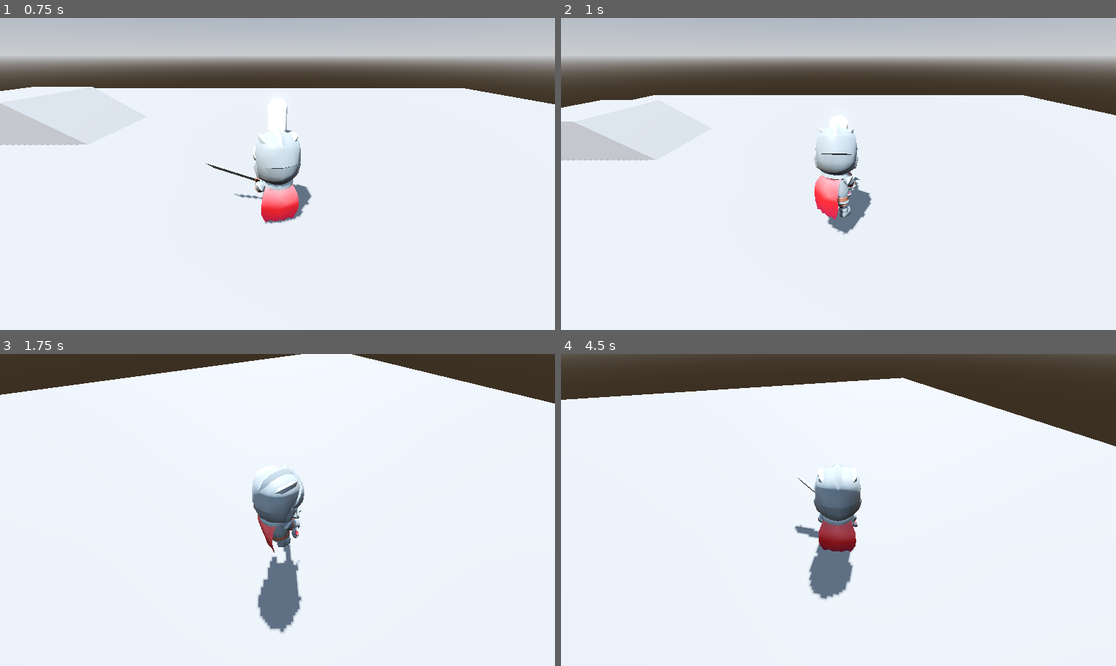
Above: before the commit, frames 1-4 (two rows, left to right).
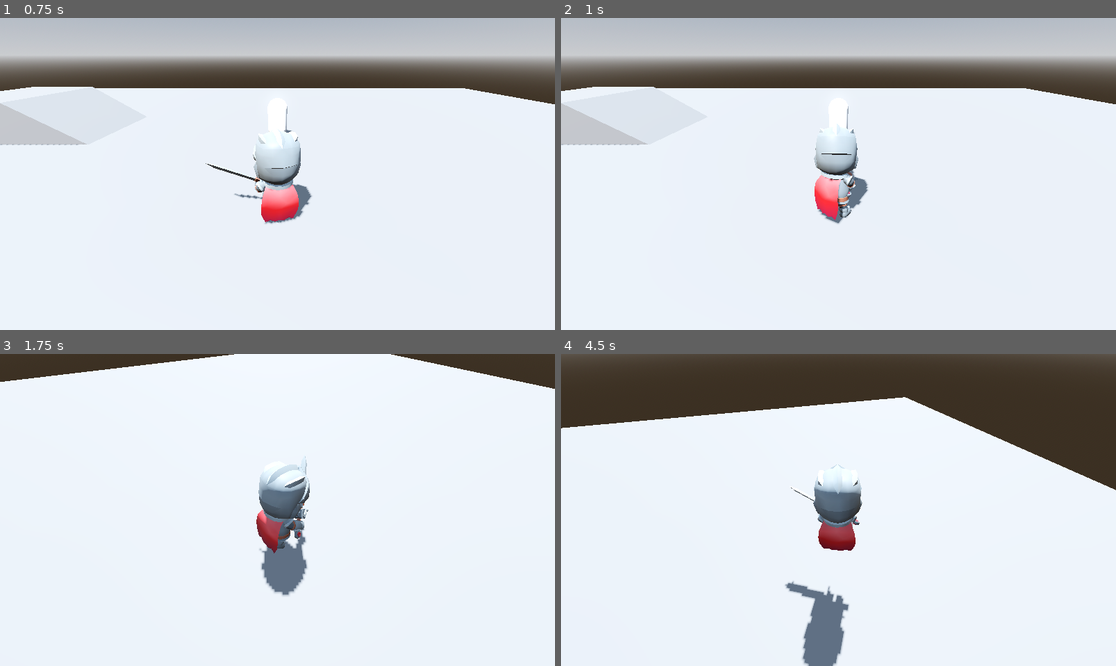
Above: after the commit, the same moments.

Repository: Kluz21030/fejlettgraf
Game: Godot game, scene res://testingGround.tscn
Same seed, same stepped clock (60 frames per second), same inputs: the game is played once before the commit and once after it.
Inputs (mouse positions are in pixels of both pictures, inside the frame that each line leads up to):
- Up to frame 1 (0.75 s): move the mouse to (399, 158) at 0.52 s; press the mouse at (399, 158) at 0.53 s; hold D (move_right) from 0.53 s (still down)
- Up to frame 2 (1 s): keep holding D (move_right); tap Space (jump) at 0.77 s; tap Shift (dodge, bound only after the commit) at 0.8 s
- Up to frame 3 (1.75 s): tap Space (jump) at 1.07, 1.52, 1.55 s; move the mouse to (249, 510) at 1.27 s; release D (move_right) at 1.28 s; release the mouse at (249, 510) at 1.28 s; hold W (move_forward) from 1.28 s (still down); tap Shift (dodge, bound only after the commit) at 1.35 s
- Up to frame 4 (4.5 s): keep holding W (move_forward); tap Space (jump) at 1.82, 3.02, 3.32, 3.77, 3.8, 4.07 s; move the mouse to (849, 503) at 2.02 s; hold Space (jump) 2.03-2.78 s; click (849, 503) at 2.3 s; move the mouse to (832, 516) at 2.77 s; click (832, 516) at 2.85 s; tap Shift (dodge, bound only after the commit) at 3.05 s; move the mouse to (877, 513) at 3.52 s; hold Shift (dodge, bound only after the commit) 3.53-4.28 s; move the mouse to (794, 506) at 4.27 s; click (794, 506) at 4.35 s

Frame 1 is identical in both runs. In frame 2, 4.5% of the frame differs, in the area x 0-100%, y 22-70%; in frame 3, 5.6%; in frame 4, 12%, in the area x 0-100%, y 7-100%.

Commit message:
feat. added jump state and dodge state with invincibility

Diff:
--- a/Player/Player.gd
+++ b/Player/Player.gd
@@ -50,10 +50,6 @@
 	velocity = velocity.move_toward(_move_direction * movement_speed, acceleration * delta)
 	velocity.y = y_velocity + _gravity * delta
 
-
-	if Input.is_action_just_pressed("jump") and is_on_floor():
-		velocity.y += jump_impulse
-
 	#if is_equal_approx(_move_direction.length(), 0.0) and velocity.length() < stopping_speed:
 		#velocity = Vector3.ZERO
 
--- a/Player/Skins/knight_skin.tscn
+++ b/Player/Skins/knight_skin.tscn
@@ -59,39 +59,41 @@
 [node name="Knight" instance=ExtResource("1_jcxha")]
 
 [node name="Skeleton3D" parent="Rig" index="0"]
-bones/1/position = Vector3(0.00841076, 0.378046, 1.21849e-10)
-bones/2/rotation = Quaternion(-0.0605995, -0.130282, -0.00797808, 0.989591)
-bones/3/rotation = Quaternion(-2.22045e-16, -3.57567e-09, -2.85747e-10, 1)
-bones/4/position = Vector3(0.248044, 0.110857, 0.0825816)
-bones/4/rotation = Quaternion(-0.577713, -0.249364, -0.73471, 0.253509)
-bones/5/rotation = Quaternion(2.57531e-08, -7.4026e-08, -0.550246, 0.835003)
-bones/7/rotation = Quaternion(-0.195243, -0.672535, -0.0531652, 0.711864)
-bones/8/position = Vector3(8.34836e-10, 0.0961252, -0.0575001)
-bones/8/rotation = Quaternion(-6.29278e-09, 4.24393e-09, -0.707107, 0.707107)
-bones/14/position = Vector3(-0.176682, 0.111703, 0.0891542)
-bones/14/rotation = Quaternion(-0.248319, 0.341504, 0.842174, 0.335345)
-bones/15/rotation = Quaternion(1.54903e-08, 4.43594e-08, 0.573091, 0.819492)
-bones/17/rotation = Quaternion(-0.234584, 0.22343, -0.113618, 0.939223)
-bones/18/position = Vector3(-8.34829e-10, 0.0961251, -0.0574999)
-bones/18/rotation = Quaternion(0.155711, -0.189455, 0.670289, 0.700409)
-bones/21/rotation = Quaternion(0.0854265, 0.130441, 0.00470451, 0.987758)
-bones/24/position = Vector3(0.170945, 0.113587, 1.39233e-08)
-bones/24/rotation = Quaternion(0.993728, 0.0733767, 0.0391868, 0.0747389)
-bones/25/rotation = Quaternion(0.350238, 6.5134e-08, -2.45306e-07, 0.936661)
-bones/26/rotation = Quaternion(-0.592131, -0.213501, 0.0538368, 0.775177)
-bones/27/rotation = Quaternion(-3.71812e-08, 0.920355, -0.391084, 6.66379e-08)
-bones/28/rotation = Quaternion(0.991183, -0.0392424, -0.0117463, 0.126008)
-bones/29/rotation = Quaternion(0.389035, -6.29368e-08, 2.68502e-07, 0.921223)
-bones/30/rotation = Quaternion(-0.602857, 0.112087, -0.0280757, 0.789437)
-bones/31/rotation = Quaternion(3.38478e-08, 0.920355, -0.391084, -6.80553e-08)
+bones/1/position = Vector3(0, 0.392064, 0)
+bones/1/rotation = Quaternion(-1.11123e-10, 0.0431578, 2.57241e-09, 0.999068)
+bones/2/rotation = Quaternion(-6.93889e-18, 7.10543e-15, 4.93038e-32, 1)
+bones/3/rotation = Quaternion(8.27181e-25, 3.72529e-09, -2.75506e-40, 1)
+bones/4/position = Vector3(0.212007, 0.134132, 7.92996e-08)
+bones/4/rotation = Quaternion(-0.559906, -0.0608803, -0.643974, 0.517779)
+bones/5/rotation = Quaternion(3.65498e-08, -4.88301e-08, -0.494719, 0.869053)
+bones/7/rotation = Quaternion(-0.321065, -0.325319, 0.145726, 0.87741)
+bones/8/position = Vector3(8.34843e-10, 0.0961252, -0.0575)
+bones/8/rotation = Quaternion(-3.6586e-09, 6.87811e-09, -0.707107, 0.707107)
+bones/14/position = Vector3(-0.212007, 0.134132, 8.6814e-08)
+bones/14/rotation = Quaternion(-0.618244, 0.0807287, 0.618012, 0.478873)
+bones/15/rotation = Quaternion(2.09853e-08, 5.12855e-08, 0.517939, 0.855417)
+bones/17/rotation = Quaternion(-0.319291, 0.300524, -0.22735, 0.869512)
+bones/18/position = Vector3(-1.5736e-08, 0.0961251, -0.0575)
+bones/18/rotation = Quaternion(-1.02444e-09, -4.24391e-09, 0.707107, 0.707107)
+bones/21/rotation = Quaternion(-5.80608e-11, -0.0313417, -1.88012e-09, 0.999509)
+bones/24/position = Vector3(0.170945, 0.113587, 1.59941e-08)
+bones/24/rotation = Quaternion(0.993715, 0.0837146, 0.0735038, 0.0109185)
+bones/25/rotation = Quaternion(0.195602, 6.26228e-08, -1.32239e-07, 0.980683)
+bones/26/rotation = Quaternion(-0.517564, -0.209497, 0.0436549, 0.828452)
+bones/27/rotation = Quaternion(-9.74065e-09, 0.920355, -0.391084, 7.8309e-08)
+bones/28/position = Vector3(-0.170945, 0.113587, 1.55755e-08)
+bones/28/rotation = Quaternion(0.997322, -0.0294574, 0.0315293, 0.0590483)
+bones/29/rotation = Quaternion(0.274008, -6.38135e-08, 1.92761e-07, 0.961727)
+bones/30/rotation = Quaternion(-0.559039, 0.114513, -0.00862763, 0.82115)
+bones/31/rotation = Quaternion(3.03591e-08, 0.920355, -0.391084, -6.95338e-08)
 bones/32/rotation = Quaternion(0.707107, -2.29302e-07, -4.60552e-08, 0.707107)
+bones/33/position = Vector3(0.202182, 0.0259903, 0.205181)
 bones/33/rotation = Quaternion(-0.707107, -7.05285e-08, -7.05285e-08, 0.707107)
-bones/34/position = Vector3(0.0308395, 0.382458, -2.86687e-15)
-bones/34/rotation = Quaternion(1.00138e-08, 1.91522e-09, 0.984639, -0.174603)
-bones/35/position = Vector3(3.75295e-09, 0.213436, -1.0343e-08)
-bones/35/rotation = Quaternion(-9.99889e-08, 0.391084, 0.920355, -3.39507e-08)
-bones/36/position = Vector3(2.3491e-08, 0.16565, -5.09136e-09)
-bones/37/rotation = Quaternion(1, 2.30261e-09, 1.93335e-07, -4.39844e-16)
+bones/34/rotation = Quaternion(9.65792e-09, 1.77955e-09, 0.985719, -0.168398)
+bones/35/position = Vector3(-2.60494e-08, 0.213436, -5.1715e-09)
+bones/35/rotation = Quaternion(-1.01273e-07, 0.391084, 0.920355, -3.35091e-08)
+bones/36/position = Vector3(8.58988e-09, 0.16565, -2.40963e-09)
+bones/37/rotation = Quaternion(1, -2.33136e-09, 1.99777e-07, -1.34211e-15)
 bones/39/rotation = Quaternion(0.707107, -3.82385e-08, 1.45009e-07, 0.707107)
 bones/40/rotation = Quaternion(-0.707107, -7.05285e-08, -7.05285e-08, 0.707107)
 bones/41/rotation = Quaternion(-5.83589e-09, 6.43837e-10, 0.994809, 0.101756)
@@ -99,21 +101,19 @@
 bones/42/rotation = Quaternion(-1.05796e-07, 0.391084, 0.920355, -2.58643e-08)
 bones/43/position = Vector3(-6.31128e-09, 0.16565, 2.70695e-09)
 bones/44/rotation = Quaternion(1, 3.76526e-09, 1.94879e-07, 7.45058e-09)
-bones/46/position = Vector3(0.839842, 0.719866, -0.447558)
 bones/46/rotation = Quaternion(-0.707107, -7.27951e-08, -7.27951e-08, 0.707107)
-bones/47/position = Vector3(0.339729, 0.818401, 0.412805)
-bones/47/rotation = Quaternion(0.611846, 0.0640472, 0.465299, 0.636427)
-bones/48/position = Vector3(-0.87741, 1.03555, -0.447559)
+bones/47/position = Vector3(0.520841, 0.788312, -0.0576373)
+bones/47/rotation = Quaternion(0.794627, -1.2666e-07, 0.607098, -5.96046e-08)
 bones/48/rotation = Quaternion(-0.707107, -7.27951e-08, -7.27951e-08, 0.707107)
-bones/49/position = Vector3(-0.335004, 0.82588, 0.274458)
-bones/49/rotation = Quaternion(-0.330753, 0.224688, 0.90319, -0.156094)
+bones/49/position = Vector3(-0.510844, 0.788312, 0.0597369)
+bones/49/rotation = Quaternion(-0.758253, -1.52737e-07, 0.651961, -1.11759e-08)
 
 [node name="1H_Sword" parent="Rig/Skeleton3D" index="0"]
-transform = Transform3D(0.22092, 0.761971, 0.608764, 0.617507, 0.373857, -0.692037, -0.754903, 0.528801, -0.38793, -0.251925, 0.703766, 0.366367)
+transform = Transform3D(-3.79543e-07, -0.149894, 0.988701, 0.999999, -1.76006e-07, 2.98023e-08, 5.76686e-07, 0.988701, 0.149894, -0.496054, 0.64103, 0.139528)
 visible = false
 
 [node name="2H_Sword" parent="Rig/Skeleton3D" index="1"]
-transform = Transform3D(0.22092, 0.761971, 0.608764, 0.617507, 0.373857, -0.692037, -0.754903, 0.528801, -0.38793, -0.251925, 0.703766, 0.366367)
+transform = Transform3D(-3.95283e-07, -0.149894, 0.988701, 0.999999, -1.9074e-07, 4.34883e-08, 5.89201e-07, 0.988701, 0.149894, -0.496054, 0.64103, 0.139528)
 
 [node name="Weapon" type="Area3D" parent="Rig/Skeleton3D/2H_Sword/2H_Sword" index="0"]
 collision_layer = 4
@@ -129,10 +129,10 @@
 shape = SubResource("ConcavePolygonShape3D_fy5bq")
 
 [node name="Knight_Helmet" parent="Rig/Skeleton3D" index="2"]
-transform = Transform3D(1, -2.98023e-08, -5.81145e-07, -1.49012e-08, 0.998739, -0.050199, 5.66244e-07, 0.050199, 0.998739, 0.028742, 1.1835, -0.0771575)
+transform = Transform3D(0.99972, -1.40143e-09, 0.0236466, 1.39341e-09, 1, 3.55686e-10, -0.0236466, -3.22637e-10, 0.99972, 4.69869e-07, 1.20229, -1.19779e-07)
 
 [node name="Knight_Cape" parent="Rig/Skeleton3D" index="3"]
-transform = Transform3D(0.965926, 0.0315801, -0.256885, -2.3909e-08, 0.992528, 0.122016, 0.258819, -0.117859, 0.958709, 0.0279352, 1.18365, -0.0728663)
+transform = Transform3D(0.996275, -5.14962e-09, 0.0862353, 5.13043e-09, 1, 4.44077e-10, -0.0862353, 1.88007e-15, 0.996275, -1.63023e-08, 1.20229, -1.40136e-07)
 
 [node name="AnimationTree" type="AnimationTree" parent="." index="1"]
 active = false
--- /dev/null
+++ b/Player/States/dodge.gd
@@ -0,0 +1,46 @@
+extends State
+
+@export var hurtbox: HurtboxComponet
+@export var impulse: int = 15
+
+var input_direction: Vector3 = Vector3.FORWARD:
+	set(value):
+		if value != Vector3.ZERO:
+			input_direction = value
+
+const animation_mapping : Dictionary[Vector3, StringName] = {
+	Vector3.BACK: &"player_animations/Dodge_Forward",
+	Vector3.FORWARD: &"player_animations/Dodge_Backward",
+}
+
+func enter(previous_state_path:String, data: Dictionary = {}) -> void:
+	animation_player.animation_finished.connect(_on_attack_animation_finished)
+
+	input_direction = Vector3.BACK if body._input_direction != Vector2.ZERO else Vector3.FORWARD
+
+	animation_player.play(animation_mapping[input_direction])
+
+	var direction: Vector3 = body.skin.global_basis.z * input_direction.z + body.skin.global_basis.x * input_direction.x
+	direction = direction.normalized()
+
+	body.velocity += impulse * direction
+
+	hurtbox.monitorable = false
+
+func exit() -> void:
+	hurtbox.monitorable = true
+	input_direction = Vector3.FORWARD
+	animation_player.animation_finished.disconnect(_on_attack_animation_finished)
+
+func handle_input(_event: InputEvent) -> void:
+	pass
+
+func update(_delta: float) -> void:
+	pass
+
+func physics_update(_delta: float) -> void:
+	pass
+
+func _on_attack_animation_finished(anim_name) -> void:
+	if anim_name == animation_mapping[input_direction]:
+		finished.emit("Idle")
--- a/Player/States/idle.gd
+++ b/Player/States/idle.gd
@@ -1,5 +1,4 @@
 extends State
-
 
 func enter(previous_state_path:String, data: Dictionary = {}) -> void:
 	animation_player.play("player_animations/2H_Melee_Idle")
@@ -10,6 +9,10 @@
 func handle_input(event: InputEvent) -> void:
 	if event.is_action_pressed("left_click"):
 		finished.emit("Attack")
+	if event.is_action_pressed("dodge"):
+		finished.emit("Dodge")
+	if event.is_action_pressed("jump"):
+		finished.emit("Jump")
 
 func update(_delta: float) -> void:
 	if not body.velocity.is_equal_approx(Vector3.ZERO) and body.is_on_floor():
--- /dev/null
+++ b/Player/States/jump.gd
@@ -0,0 +1,36 @@
+extends State
+
+@export var impulse: int = 8
+
+@onready var buffer: Timer = get_child(0)
+
+func enter(previous_state_path:String, data: Dictionary = {}) -> void:
+	body.velocity.y += impulse
+	animation_player.animation_finished.connect(_on_attack_animation_finished)
+	animation_player.play("player_animations/Jump_Start")
+	buffer.start(0.05)
+
+func exit() -> void:
+	animation_player.animation_finished.disconnect(_on_attack_animation_finished)
+
+func handle_input(event: InputEvent) -> void:
+	if event.is_action_pressed("left_click"):
+		finished.emit("Attack")
+	if event.is_action_pressed("dodge"):
+		finished.emit("Dodge")
+
+func update(_delta: float) -> void:
+	if body.is_on_floor() and buffer.is_stopped():
+		if not body.velocity.is_equal_approx(Vector3.ZERO):
+			finished.emit("Run")
+		else:
+			animation_player.play(&"player_animations/Jump_Land", 0.2)
+
+func physics_update(_delta: float) -> void:
+	pass
+
+func _on_attack_animation_finished(anim_name: StringName):
+	if anim_name == &"player_animations/Jump_Start":
+		animation_player.play(&"player_animations/Jump_Idle", 0.1)
+	if anim_name == &"player_animations/Jump_Land":
+		finished.emit("Idle")
--- a/Player/States/run.gd
+++ b/Player/States/run.gd
@@ -1,7 +1,10 @@
 extends State
 
 func enter(previous_state_path:String, data: Dictionary = {}) -> void:
-	animation_player.play("player_animations/Running_A")
+	var transition_time: float = 0.2
+	if previous_state_path == "Jump":
+		transition_time = 0.15
+	animation_player.play("player_animations/Running_A", transition_time)
 	#animation_tree.active = true
 
 func exit() -> void:
@@ -11,6 +14,10 @@
 func handle_input(event: InputEvent) -> void:
 	if event.is_action_pressed("left_click"):
 		finished.emit("Attack")
+	if event.is_action_pressed("dodge"):
+		finished.emit("Dodge")
+	if event.is_action_pressed("jump"):
+		finished.emit("Jump")
 
 func update(_delta: float) -> void:
 	if body.velocity.is_equal_approx(Vector3.ZERO):
--- a/Player/player.tscn
+++ b/Player/player.tscn
@@ -8,7 +8,9 @@
 [ext_resource type="Script" uid="uid://7j1kw0y2ixuk" path="res://Player/States/slice.gd" id="6_uerqc"]
 [ext_resource type="Script" uid="uid://bsrllvd6m6k0o" path="res://StateMachine/SequentialStateWrapper.gd" id="7_1l6l2"]
 [ext_resource type="Script" uid="uid://c5m4uppe2xy53" path="res://Player/States/stab.gd" id="8_q4sqr"]
+[ext_resource type="Script" uid="uid://br5woim4fv6te" path="res://Player/States/dodge.gd" id="9_apopc"]
 [ext_resource type="Script" uid="uid://bqolpeb84mvdr" path="res://Components/HealthComponent.gd" id="9_veuuo"]
+[ext_resource type="Script" uid="uid://bdb8w25wkmctq" path="res://Player/States/jump.gd" id="10_5htga"]
 [ext_resource type="Script" uid="uid://btxm2taj35ckr" path="res://Components/HurtboxComponent.gd" id="10_rgbux"]
 
 [sub_resource type="CapsuleShape3D" id="CapsuleShape3D_k3002"]
@@ -64,6 +66,14 @@
 can_move = true
 metadata/_custom_type_script = "uid://x8wi4uwnm43i"
 
+[node name="Jump" type="Node" parent="StateMachine"]
+script = ExtResource("10_5htga")
+can_move = true
+metadata/_custom_type_script = "uid://x8wi4uwnm43i"
+
+[node name="Buffer" type="Timer" parent="StateMachine/Jump"]
+one_shot = true
+
 [node name="Attack" type="Node" parent="StateMachine"]
 script = ExtResource("7_1l6l2")
 metadata/_custom_type_script = "uid://bsrllvd6m6k0o"
@@ -77,6 +87,11 @@
 
 [node name="Stab" type="Node" parent="StateMachine/Attack"]
 script = ExtResource("8_q4sqr")
+metadata/_custom_type_script = "uid://x8wi4uwnm43i"
+
+[node name="Dodge" type="Node" parent="StateMachine" node_paths=PackedStringArray("hurtbox")]
+script = ExtResource("9_apopc")
+hurtbox = NodePath("../../HurtboxComponet")
 metadata/_custom_type_script = "uid://x8wi4uwnm43i"
 
 [node name="HealthComponent" type="Node" parent="."]
--- a/project.godot
+++ b/project.godot
@@ -50,3 +50,8 @@
 "events": [Object(InputEventKey,"resource_local_to_scene":false,"resource_name":"","device":-1,"window_id":0,"alt_press …(191 unchanged characters)…
 ]
 }
+dodge={
+"deadzone": 0.2,
+"events": [Object(InputEventKey,"resource_local_to_scene":false,"resource_name":"","device":-1,"window_id":0,"alt_pressed":false,"shift_pressed":false,"ctrl_pressed":false,"meta_pressed":false,"pressed":false,"keycode":0,"physical_keycode":4194325,"key_label":0,"unicode":0,"location":0,"echo":false,"script":null)
+]
+}
Not shown, added: Player/States/dodge.gd.uid
Not shown, added: Player/States/jump.gd.uid
Not shown: 1 places in Player/player.tscn that only renumber resources
